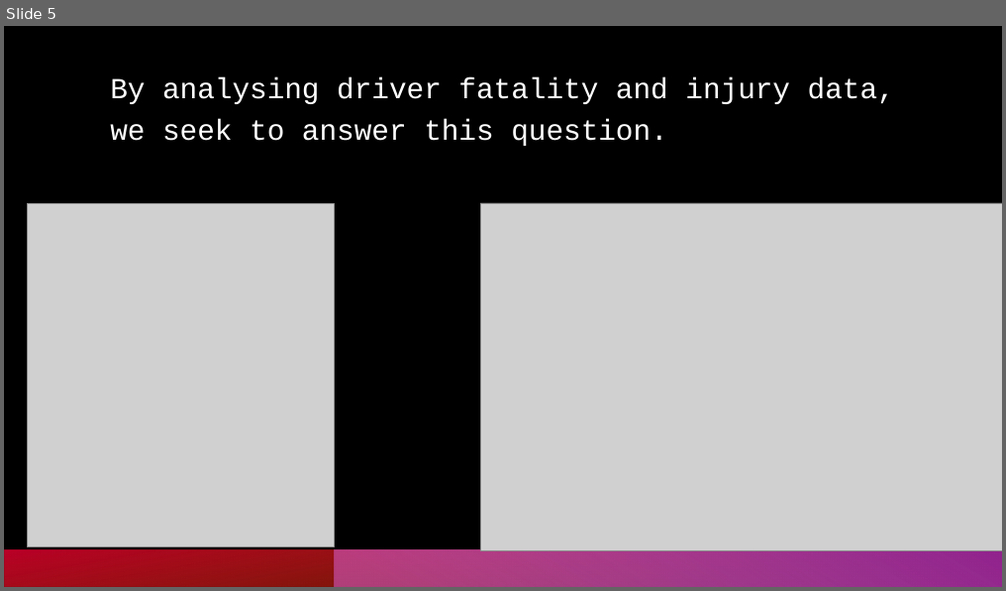
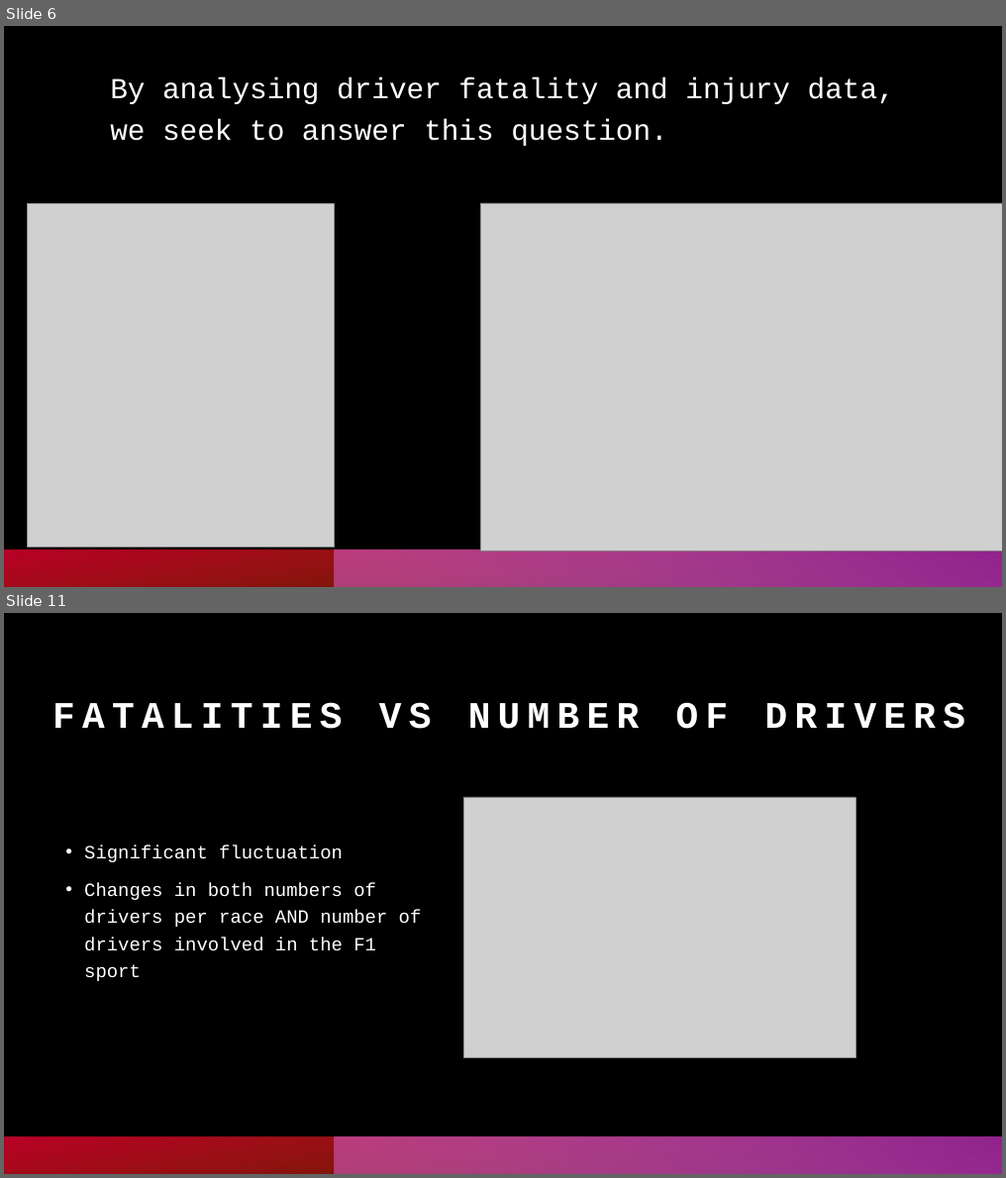
Before and after one commit to oli124/F1_safety, a slide deck: F1_driver_safety_pres.pptx. Shown one above the other, each under a label of ours: slide 5 before the commit, slides 6 and 11 after it; the slides between them are not shown. The pictures are 1006x591 and 1006x1178 pixels, drawn with LibreOffice and Linux fonts; fonts in the diff are those of the drawing; grey boxes stand for pictures. Boxes give left, top, right and bottom in pixels: in the first picture for what was removed or moved away, otherwise in the second. Text is boxed around its words. In the diff, an @@ line names an element or a change of style, - is before the commit and + after.

```diff
--- a/F1_driver_safety_pres.pptx
+++ b/F1_driver_safety_pres.pptx
@@ slide 11 added at [4, 613, 1002, 1174], background #000000; not listed: 2 template elements that a slide beside it also shows @@
@@ title added at [53, 702, 966, 729], 36 pt, text #FFFFFF, bold @@
+FATALITIES VS NUMBER OF DRIVERS
@@ picture added at [463, 797, 856, 1059] @@
@@ text added at [84, 846, 422, 981], 18 pt, text #FFFFFF @@
+• Significant fluctuation
+• Changes in both numbers of drivers per race AND number of drivers involved in the F1 sport
@@ what was slide 5 is now slide 6 @@
```
Also in this commit, not shown: 4 slides changed, 15 other slides added, 1 slide removed, 5 other files.
